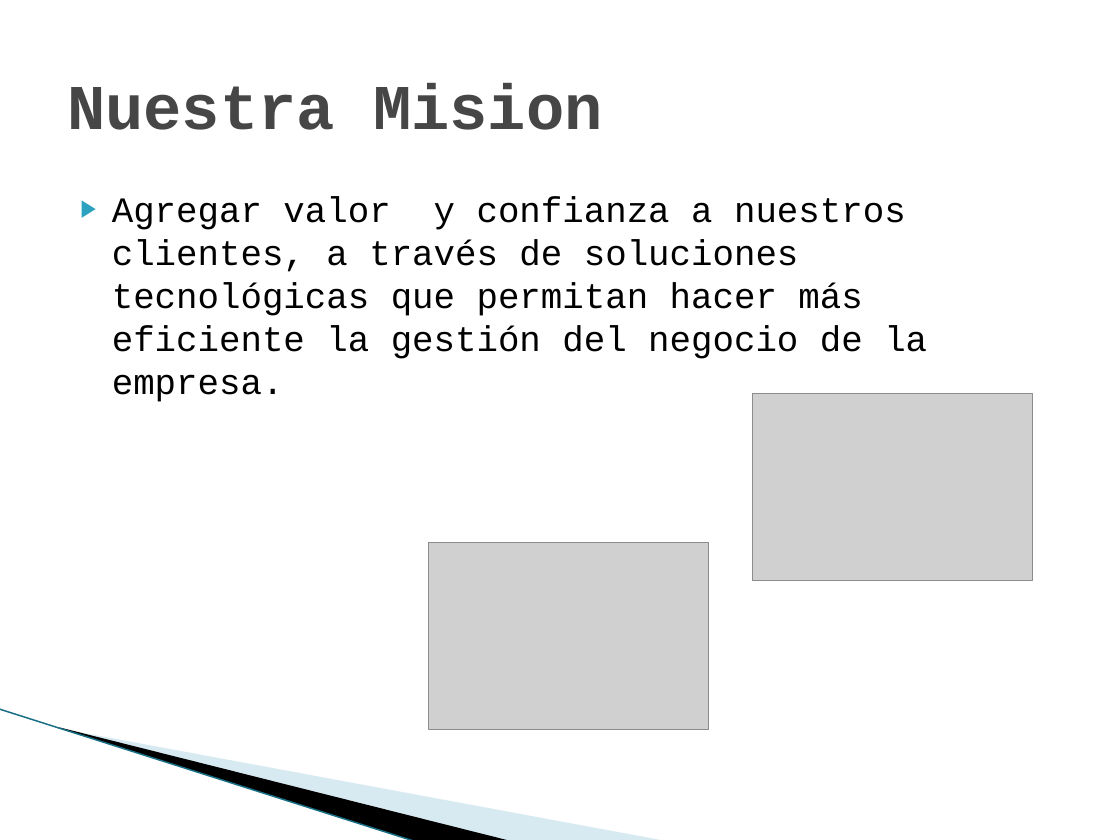
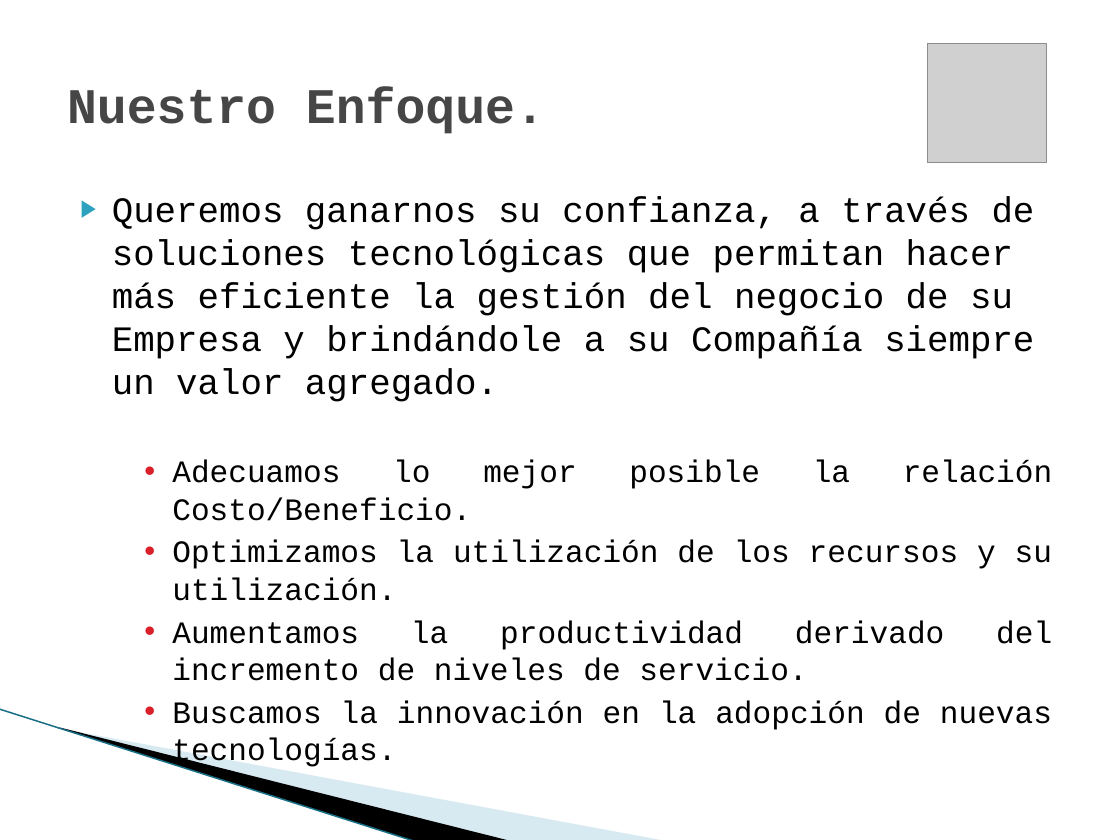
Before and after one commit to vicky1404/rev-ii, a slide deck: slide 3 of docs/comercial/brochure.pptx. Drawn at 1120x840 pixels with LibreOffice and Linux fonts; fonts in the diff are those of the drawing; grey boxes stand for pictures; background and template pictures are left out. Boxes give left, top, right and bottom in pixels: in the first picture for what was removed or moved away, otherwise in the second. Text is boxed around its words. In the diff, an @@ line names an element or a change of style, - is before the commit and + after.

```diff
--- a/docs/comercial/brochure.pptx
+++ b/docs/comercial/brochure.pptx
@@ picture added at [927, 44, 1046, 162] @@
@@ title at [67, 87, 545, 134]: text changed; size 41 to 32 pt @@
-Nuestra Mision
+Nuestro Enfoque.
@@ text at [112, 197, 1052, 730]: text changed; size 23 to 20 pt @@
-▶ Agregar valor y confianza a nuestros clientes, a través de soluciones tecnológicas que permitan hacer más eficiente la gestión del negocio de la empresa.
+▶ Queremos ganarnos su confianza, a través de soluciones tecnológicas que permitan hacer más eficiente la gestión del negocio de su Empresa y brindándole a su Compañía siempre un valor agregado.
+    • Adecuamos lo mejor posible la relación Costo/Beneficio.
+    • Optimizamos la utilización de los recursos y su utilización.
+    • Aumentamos la productividad derivado del incremento de niveles de servicio.
+    • Buscamos la innovación en la adopción de nuevas tecnologías.
@@ picture removed at [753, 394, 1033, 581] @@
@@ picture removed at [429, 542, 709, 729] @@
```
Also in this commit, not shown: 11 other slides changed, 9 slides added, 2 slides removed.
